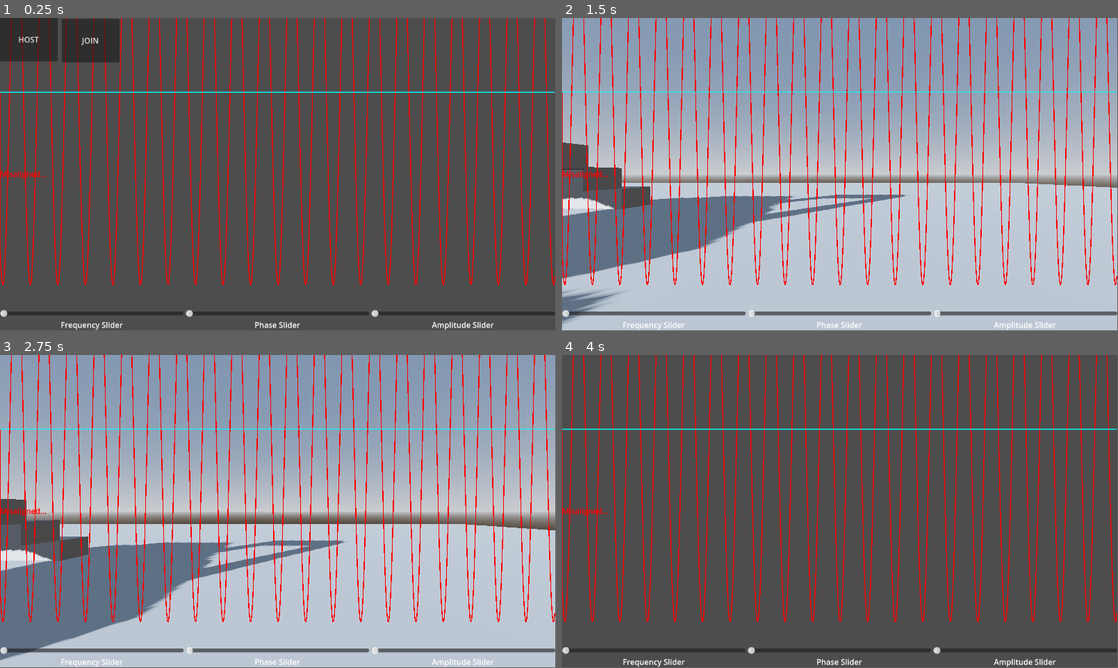
Above: before the commit, frames 1-4 (two rows, left to right).
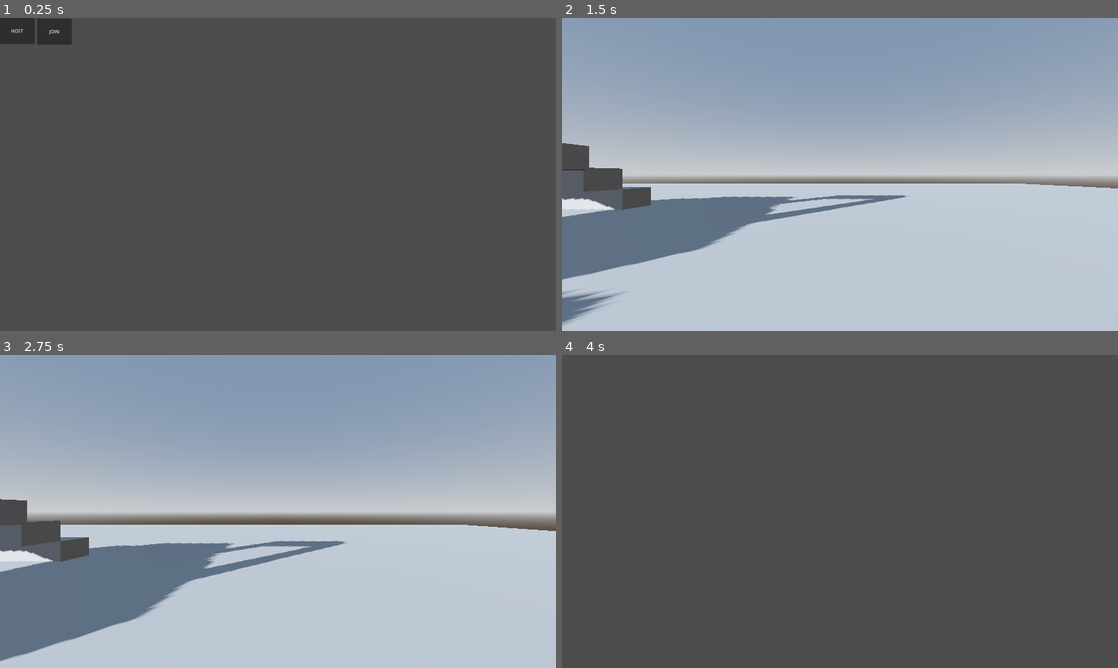
Above: after the commit, the same moments.

Repository: Sarvesh-222/ESCAPE_SFIT
Game: Godot game, scene res://Scenes/main.tscn
Same seed, same stepped clock (60 frames per second), same inputs: the game is played once before the commit and once after it.
Inputs (mouse positions are in pixels of both pictures, inside the frame that each line leads up to):
- Up to frame 1 (0.25 s): no input
- Up to frame 2 (1.5 s): tap Enter (enter) at 0.5 s; move the mouse to (962, 158) at 0.52 s; hold Right (ui_right) 0.53-1.25 s; hold Enter (enter) 0.53-1.25 s; click (962, 158) at 0.67 s; click "HOST" at 1.25 s
- Up to frame 3 (2.75 s): tap Space at 2 s; move the mouse to (166, 527) at 2.02 s; hold Down (ui_down) from 2.03 s (still down); tap Enter (enter) at 2.1 s
- Up to frame 4 (4 s): move the mouse to (895, 442) at 2.77 s; release Down (ui_down) at 2.78 s; hold Right (ui_right) 2.78-3.53 s; hold P 2.78-3.53 s; tap Enter (enter) at 3.05, 3.5, 3.8 s; move the mouse to (812, 574) at 3.52 s; hold Up (ui_up) from 3.53 s (still down); tap E at 3.6 s; click (812, 574) at 3.67 s
In our replay, the window is 799x449 before the commit and 800x450 after it. These sizes can differ from the game's own. Grey fills any space a smaller window leaves; there, only what the larger window draws over its background counts as a difference.

The runs differ from the first frame. In frame 1, 12% of the frame differs, in the area x 0-100%, y 0-100%; in frame 2, 8.9%; in frame 3, 8.9%; in frame 4, 10%.

Commit message:
improvements

Diff:
--- a/Scenes/TerminalGame/Terminal.tscn
+++ b/Scenes/TerminalGame/Terminal.tscn
@@ -21,22 +21,32 @@
 color = Color(0, 0, 0, 0.807843)
 
 [node name="VBoxContainer" type="VBoxContainer" parent="ColorRect"]
-layout_mode = 0
-offset_right = 860.0
-offset_bottom = 579.0
+layout_mode = 1
+anchors_preset = 15
+anchor_right = 1.0
+anchor_bottom = 1.0
+grow_horizontal = 2
+grow_vertical = 2
 
 [node name="RichTextLabel" type="RichTextLabel" parent="ColorRect/VBoxContainer"]
 layout_mode = 2
-size_flags_vertical = 3
+size_flags_vertical = 6
 scroll_active = false
 shortcut_keys_enabled = false
 
 [node name="TextEdit" type="TextEdit" parent="."]
-layout_mode = 0
-offset_left = 17.0
-offset_top = 594.0
-offset_right = 479.0
-offset_bottom = 640.0
+layout_mode = 1
+anchors_preset = -1
+anchor_left = 0.015
+anchor_top = 0.881
+anchor_right = 0.633
+anchor_bottom = 0.973
+offset_left = 0.199999
+offset_top = 0.519958
+offset_right = -724.36
+offset_bottom = -52.8401
+grow_vertical = 0
+scale = Vector2(2.56741, 2.14831)
 placeholder_text = "Enter Commands"
 emoji_menu_enabled = false
 shortcut_keys_enabled = false
--- a/Scenes/WaveGame/signal_console.tscn
+++ b/Scenes/WaveGame/signal_console.tscn
@@ -1,7 +1,9 @@
-[gd_scene load_steps=3 format=3 uid="uid://b54fydbav4ra2"]
+[gd_scene load_steps=5 format=3 uid="uid://b54fydbav4ra2"]
 
 [ext_resource type="Script" uid="uid://ck25i8nwse1ux" path="res://Scripts/WaveGameScripts/signal_console.gd" id="1_hj46e"]
 [ext_resource type="Script" uid="uid://boi4mk87boaip" path="res://Scripts/WaveGameScripts/graph.gd" id="2_8266o"]
+[ext_resource type="Texture2D" uid="uid://bbioy2ck1dyil" path="res://OscilloScopeBG.png" id="2_uqu5d"]
+[ext_resource type="Texture2D" uid="uid://dyb55mniob63p" path="res://knob.png" id="4_hqr5m"]
 
 [node name="SignalConsole" type="Control"]
 layout_mode = 3
@@ -10,64 +12,82 @@
 anchor_bottom = 1.0
 grow_horizontal = 2
 grow_vertical = 2
+size_flags_horizontal = 0
 script = ExtResource("1_hj46e")
 
-[node name="VBoxContainer" type="VBoxContainer" parent="."]
-layout_mode = 0
-offset_right = 1152.0
-offset_bottom = 648.0
+[node name="ColorRect" type="TextureRect" parent="."]
+layout_mode = 1
+anchors_preset = 15
+anchor_right = 1.0
+anchor_bottom = 1.0
+grow_horizontal = 2
+grow_vertical = 2
+texture = ExtResource("2_uqu5d")
+stretch_mode = 6
 
-[node name="Graph" type="Control" parent="VBoxContainer"]
-layout_mode = 2
-size_flags_vertical = 3
-script = ExtResource("2_8266o")
+[node name="VBoxContainer" type="VBoxContainer" parent="ColorRect"]
+layout_mode = 1
+anchors_preset = -1
+anchor_right = 1.0
+anchor_bottom = 1.0
+offset_right = -785.0
+offset_bottom = -416.0
+grow_horizontal = 2
+grow_vertical = 2
+scale = Vector2(1.69222, 1.64)
 
-[node name="Label" type="Label" parent="VBoxContainer"]
-layout_mode = 2
-
-[node name="HBoxContainer" type="HBoxContainer" parent="VBoxContainer"]
+[node name="HBoxContainer" type="HBoxContainer" parent="ColorRect/VBoxContainer"]
 layout_mode = 2
 size_flags_vertical = 10
 
-[node name="VBoxContainer" type="VBoxContainer" parent="VBoxContainer/HBoxContainer"]
+[node name="VBoxContainer" type="VBoxContainer" parent="ColorRect/VBoxContainer/HBoxContainer"]
 layout_mode = 2
 size_flags_horizontal = 3
 size_flags_vertical = 0
 alignment = 2
 
-[node name="freq_slider" type="HSlider" parent="VBoxContainer/HBoxContainer/VBoxContainer"]
+[node name="freq_slider" type="HSlider" parent="ColorRect/VBoxContainer/HBoxContainer/VBoxContainer"]
 layout_mode = 2
 size_flags_vertical = 10
 
-[node name="freqLabel" type="Label" parent="VBoxContainer/HBoxContainer/VBoxContainer"]
+[node name="freqLabel" type="Label" parent="ColorRect/VBoxContainer/HBoxContainer/VBoxContainer"]
 layout_mode = 2
 text = "Frequency Slider"
 horizontal_alignment = 1
 
-[node name="VBoxContainer2" type="VBoxContainer" parent="VBoxContainer/HBoxContainer"]
+[node name="Sprite2D" type="Sprite2D" parent="ColorRect/VBoxContainer/HBoxContainer/VBoxContainer"]
+position = Vector2(263.56, -45.3901)
+scale = Vector2(0.275, 0.275)
+texture = ExtResource("4_hqr5m")
+
+[node name="VBoxContainer3" type="VBoxContainer" parent="ColorRect/VBoxContainer/HBoxContainer"]
 layout_mode = 2
 size_flags_horizontal = 3
 alignment = 2
 
-[node name="phase_slider" type="HSlider" parent="VBoxContainer/HBoxContainer/VBoxContainer2"]
+[node name="gain_slider" type="HSlider" parent="ColorRect/VBoxContainer/HBoxContainer/VBoxContainer3"]
 layout_mode = 2
 size_flags_vertical = 10
 
-[node name="phaseLabel" type="Label" parent="VBoxContainer/HBoxContainer/VBoxContainer2"]
-layout_mode = 2
-text = "Phase Slider"
-horizontal_alignment = 1
-
-[node name="VBoxContainer3" type="VBoxContainer" parent="VBoxContainer/HBoxContainer"]
-layout_mode = 2
-size_flags_horizontal = 3
-alignment = 2
-
-[node name="gain_slider" type="HSlider" parent="VBoxContainer/HBoxContainer/VBoxContainer3"]
-layout_mode = 2
-size_flags_vertical = 10
-
-[node name="ampLabel" type="Label" parent="VBoxContainer/HBoxContainer/VBoxContainer3"]
+[node name="ampLabel" type="Label" parent="ColorRect/VBoxContainer/HBoxContainer/VBoxContainer3"]
 layout_mode = 2
 text = "Amplitude Slider"
 horizontal_alignment = 1
+
+[node name="Graph" type="Control" parent="ColorRect"]
+layout_mode = 1
+anchors_preset = 15
+anchor_right = 1.0
+anchor_bottom = 1.0
+offset_top = 199.0
+offset_bottom = 199.0
+grow_horizontal = 2
+grow_vertical = 2
+scale = Vector2(0.989206, 0.635998)
+size_flags_vertical = 3
+script = ExtResource("2_8266o")
+
+[node name="Label" type="Label" parent="ColorRect"]
+layout_mode = 0
+offset_right = 40.0
+offset_bottom = 23.0
--- a/Scenes/main.tscn
+++ b/Scenes/main.tscn
@@ -6,7 +6,6 @@
 [ext_resource type="PackedScene" uid="uid://b8ubeojf3iuwa" path="res://Scenes/extras/wall_arched_2.tscn" id="5_6bp64"]
 [ext_resource type="PackedScene" uid="uid://bnprfbw5w86kp" path="res://Scenes/extras/wall_shelved.tscn" id="6_344ge"]
 [ext_resource type="PackedScene" uid="uid://c2nfdlf28lxkm" path="res://Scenes/LaserGame/LaserGamebutton.tscn" id="8_344ge"]
-[ext_resource type="PackedScene" uid="uid://b54fydbav4ra2" path="res://Scenes/WaveGame/signal_console.tscn" id="9_d1ilt"]
 [ext_resource type="PackedScene" uid="uid://c00u3pwjhjjy7" path="res://Scenes/LaserGame/spawn_point.tscn" id="9_hptm8"]
 [ext_resource type="PackedScene" uid="uid://dpu48vnj1tw1" path="res://Scenes/LaserGame/laser_beam_new.tscn" id="9_ynf5e"]
 
@@ -166,14 +165,12 @@
 transform = Transform3D(1, 0, 0, 0, 1, 0, 0, 0, 1, -17.2537, 1.52244, 37.2895)
 
 [node name="Button" parent="." instance=ExtResource("8_344ge")]
-transform = Transform3D(1, 0, 0, 0, 1, 0, 0, 0, 1, -23, 0.6, 29.3)
+transform = Transform3D(1, 0, 0, 0, 1, 0, 0, 0, 1, -5.8, 0.6, -1.90735e-06)
 terminalGame = true
 
 [node name="Button2" parent="." instance=ExtResource("8_344ge")]
 transform = Transform3D(1, 0, 0, 0, 1, 0, 0, 0, 1, -27.2, 0.6, 29.3)
 laserGame = true
 
-[node name="SignalConsole" parent="." instance=ExtResource("9_d1ilt")]
-
 [connection signal="pressed" from="CanvasLayer/Host" to="." method="_on_host_pressed"]
 [connection signal="pressed" from="CanvasLayer/Join" to="." method="_on_join_pressed"]
--- a/Scripts/TerminalGameScripts/terminalScript.gd
+++ b/Scripts/TerminalGameScripts/terminalScript.gd
@@ -12,6 +12,8 @@
 func _ready() -> void:
 	terminalEnabled.emit()
 	initialPush()
+
+	checkValidity(" ")
 
 func _exit_tree() -> void:
 	terminalDisabled.emit()
@@ -49,7 +51,7 @@
 	textLabel.bbcode_enabled = true
 	textLabel.fit_content = true
 	#assigh text to label
-	textLabel.text = "[font_size=20][b][color=green]EnemyAi@win:~"+text+"[/color][/b][/font_size]"
+	textLabel.text = "[font_size=30][b][color=green]EnemyAi@win:~"+text+"[/color][/b][/font_size]"
 	#display textlabel
 	v_box_container.add_child(textLabel)
 
--- a/Scripts/WaveGameScripts/graph.gd
+++ b/Scripts/WaveGameScripts/graph.gd
@@ -1,7 +1,7 @@
 extends Control  # instead of Node2D
 
 @onready var parent = get_parent().get_parent()
-
+@onready var console = get_parent().get_parent()
 func _draw():
 	var width = size.x
 	var height = size.y
@@ -19,6 +19,7 @@
 	prev_t = Vector2(0, center_y)
 	for x in range(width):
 		var t = x / 100.0
-		var y = center_y - sin(t * parent.player_wave.freq + parent.player_wave.phase) * parent.player_wave.gain * 50
-		draw_line(prev_t, Vector2(x, y), Color.CYAN, 2)
+		var noise_offset = randf_range(-console.noise * 20.0, console.noise * 20.0)
+		var y = center_y - sin(t * console.player_wave.freq + console.player_wave.phase) * console.player_wave.gain * 50 + noise_offset
+		draw_line(prev_t, Vector2(x, y), Color.YELLOW, 2)
 		prev_t = Vector2(x, y)
--- a/Scripts/WaveGameScripts/signal_console.gd
+++ b/Scripts/WaveGameScripts/signal_console.gd
@@ -1,14 +1,18 @@
 extends Control
 
-#@onready var freq_slider: HSlider = $VBoxContainer/freq_slider
-#@onready var phase_slider: HSlider = $VBoxContainer/phase_slider
-#@onready var gain_slider: HSlider = $VBoxContainer/gain_slider
-@onready var freq_slider: HSlider = $VBoxContainer/HBoxContainer/VBoxContainer/freq_slider
-@onready var phase_slider: HSlider = $VBoxContainer/HBoxContainer/VBoxContainer2/phase_slider
-@onready var gain_slider: HSlider = $VBoxContainer/HBoxContainer/VBoxContainer3/gain_slider
 
-@onready var graph: Control = $VBoxContainer/Graph
-@onready var feedback: Label = $VBoxContainer/Label
+@onready var freq_slider: HSlider = $ColorRect/VBoxContainer/HBoxContainer/VBoxContainer/freq_slider
+
+@onready var gain_slider: HSlider = $ColorRect/VBoxContainer/HBoxContainer/VBoxContainer3/gain_slider
+
+@onready var graph: Control = $ColorRect/Graph
+@onready var feedback: Label = $ColorRect/Label
+#@onready var camera: Camera2D = $Camera2D
+
+
+var shake_strength := 0.0
+var shake_decay := 3.0
+var noise := 0.0
 
 
 var target_wave = {}
@@ -39,10 +43,17 @@
 	var diff=give_feedback()
 	phase=_updatePhase(_delta)
 
+	# Update camera shake based on diff
+	#shake_strength = lerp(shake_strength, diff * 2.0, 0.1)  # smoother transitions
+	#_apply_camera_shake(_delta,diff)
+
+	# Update noise intensity for graph
+	noise = lerp(noise, diff * 0.1, 0.1)
+
+
 	#Wave reset logic:
 	if(miss_alligned):
 		missAlignTimer+=1*_delta
-		print(missAlignTimer)
 		if(missAlignTimer>=10):
 			resetWave()
 	else:
@@ -105,3 +116,32 @@
 
 	feedback.text = "AI scrambled console!"
 	feedback.modulate = Color.ORANGE
+
+#func _apply_camera_shake(delta):
+	#if camera:
+		#if shake_strength > 0.01:
+			#var offset = Vector2(
+				#randf_range(-shake_strength, shake_strength),
+				#randf_range(-shake_strength, shake_strength)
+			#)
+			#camera.offset = offset
+			#shake_strength = max(shake_strength - shake_decay * delta, 0)
+		#else:
+			#camera.offset = Vector2.ZERO
+#func _apply_camera_shake(delta, diff):
+	#if camera:
+		## Scale target shake intensity based on diff
+		#var target_shake = clamp(diff * 10.0, 0.0, 8.0)
+#
+		## Smoothly move current shake strength toward target
+		#shake_strength = lerp(shake_strength, target_shake, delta * 3.0)
+#
+		## Apply shake offset
+		#if shake_strength > 0.01:
+			#var offset = Vector2(
+				#randf_range(-shake_strength, shake_strength),
+				#randf_range(-shake_strength, shake_strength)
+			#)
+			#camera.offset = offset
+		#else:
+			#camera.offset = Vector2.ZERO
--- a/project.godot
+++ b/project.godot
@@ -14,6 +14,13 @@
 run/main_scene="res://Scenes/main.tscn"
 config/features=PackedStringArray("4.4", "Forward Plus")
 config/icon="res://icon.svg"
+
+[display]
+
+window/size/viewport_width=1920
+window/size/viewport_height=1080
+window/size/mode=3
+window/stretch/mode="viewport"
 
 [dotnet]
 
Binary file added: OscilloScopeBG.png
Not shown, added: OscilloScopeBG.png.import
Not shown: 1 places in Scenes/main.tscn that only renumber resources
Binary file added: knob.png
Not shown, added: knob.png.import
